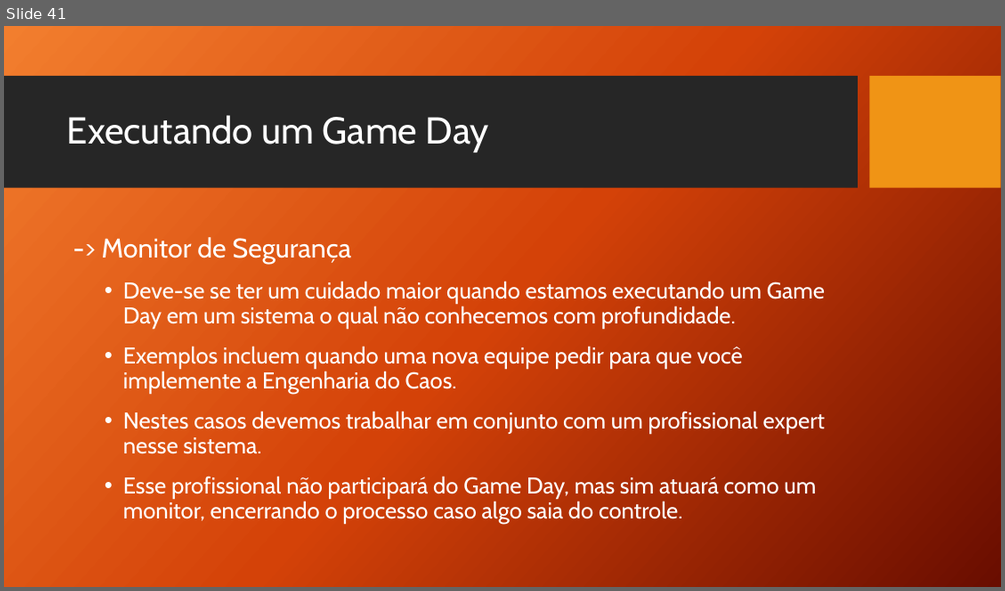
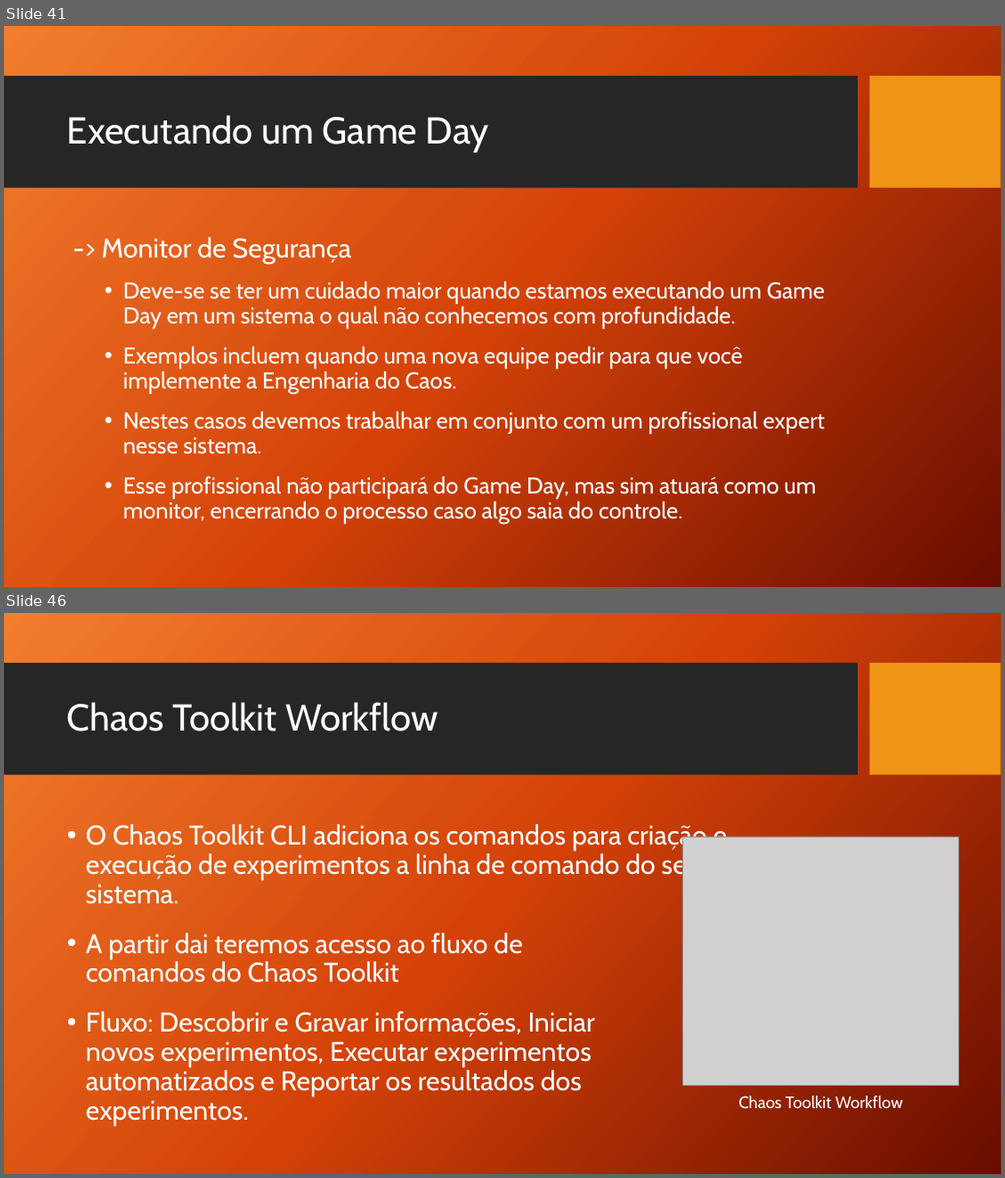
Before and after one commit to TCC-Chaos-Engineering/docs-chaos-engineering, a slide deck: docs/Chaos Engineering - Das Hipoteses aos Testes.pptx. Shown one above the other, each under a label of ours: slide 41 before the commit, slides 41 and 46 after it; the slides between them are not shown. The pictures are 1005x591 and 1005x1178 pixels, drawn with LibreOffice and Linux fonts; fonts in the diff are those of the drawing; grey boxes stand for pictures; background and template pictures are left out. Boxes give left, top, right and bottom in pixels: in the first picture for what was removed or moved away, otherwise in the second. Text is boxed around its words. In the diff, an @@ line names an element or a change of style, - is before the commit and + after.

```diff
--- a/docs/Chaos Engineering - Das Hipoteses aos Testes.pptx
+++ b/docs/Chaos Engineering - Das Hipoteses aos Testes.pptx
@@ slide 46 added at (4,613,1001,1174), background picture (left out); not listed: 2 template elements that a slide beside it also shows @@
@@ title added at (67,702,437,731), 36 pt, text #FFFFFF @@
+Chaos Toolkit Workflow
@@ text added at (86,821,728,1126), 26 pt, text #FFFFFF @@
+• O Chaos Toolkit CLI adiciona os comandos para criação e execução de experimentos a linha de comando do seu sistema.
+• A partir dai teremos acesso ao fluxo de
+  comandos do Chaos Toolkit
+• Fluxo: Descobrir e Gravar informações, Iniciar
+  novos experimentos, Executar experimentos automatizados e Reportar os resultados dos experimentos.
@@ picture added at (683,836,959,1086) @@
@@ text added at (738,1095,903,1109), 16 pt, text #FFFFFF @@
+Chaos Toolkit Workflow
```
Also in this commit, not shown: 2 slides changed, 9 other slides added.
